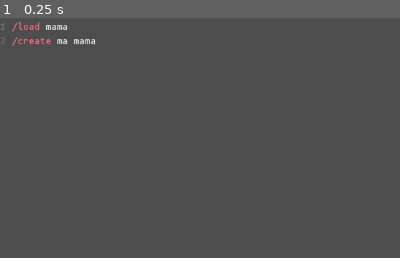
Above: before the commit, frame 1.
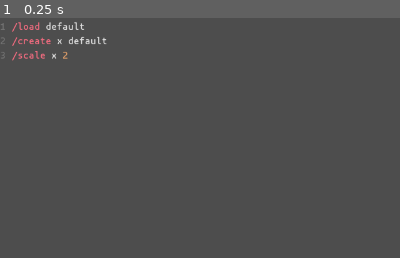
Above: after the commit, the same moment.

Repository: loopier/animatron
Game: Godot game, scene res://main.tscn
Two runs of this game, one before a commit and one after it. Both use one fixed random seed, a clock stepped at 60 frames per second and the inputs below.
Inputs:
- Up to frame 1 (0.25 s): no input
The pictures show only the part of the screen within x 0-50%, y 0-50%; the shares and areas given below are measured in that part.

The runs differ from the first frame. In frame 1, 0.5% of the frame differs, in the area x 0-27%, y 1-18%.

Commit message:
Fix `setActorPropertyWithVector`

Diff:
--- a/CommandDescription.gd
+++ b/CommandDescription.gd
@@ -7,6 +7,8 @@
 var cmd: String
 ## Function to be called when command is received.
 var callable: Callable
+var callableObject: String
+var callableMethod: String
 ## Arguments with type signature. For example: [code]name:s[/code].
 var argsDescription: String
 ## Documentation string of the command.
@@ -19,6 +21,8 @@
 
 func _init(fn: Callable, args: String, desc: String, asArray := false, gdScript := false):
 	callable = fn
+	callableObject = callable.get_object().get_class()
+	callableMethod = callable.get_method()
 	argsDescription = args
 	description = desc
 	argsAsArray = asArray
--- a/CommandInterface.gd
+++ b/CommandInterface.gd
@@ -526,7 +526,7 @@
 	var result = getActor(args[1])
 	if result.isError(): return result
 	var property = args[0]
-	return setNodePropertyWithVector(result.value, property, args.slice(1))
+	return setNodePropertyWithVector(result.value, property, args.slice(2))
 
 func setAnimationPropertyWithVector(property, args) -> Status:
 	var result = getActor(args[0])
--- a/main.tscn
+++ b/main.tscn
@@ -34,8 +34,9 @@
 size_flags_horizontal = 3
 size_flags_vertical = 3
 theme = ExtResource("3_fotw2")
-text = "/load mama
-/create ma mama"
+text = "/load default
+/create x default
+/scale x 2"
 placeholder_text = "code editor"
 highlight_all_occurrences = true
 syntax_highlighter = SubResource("CodeHighlighter_833ra")
